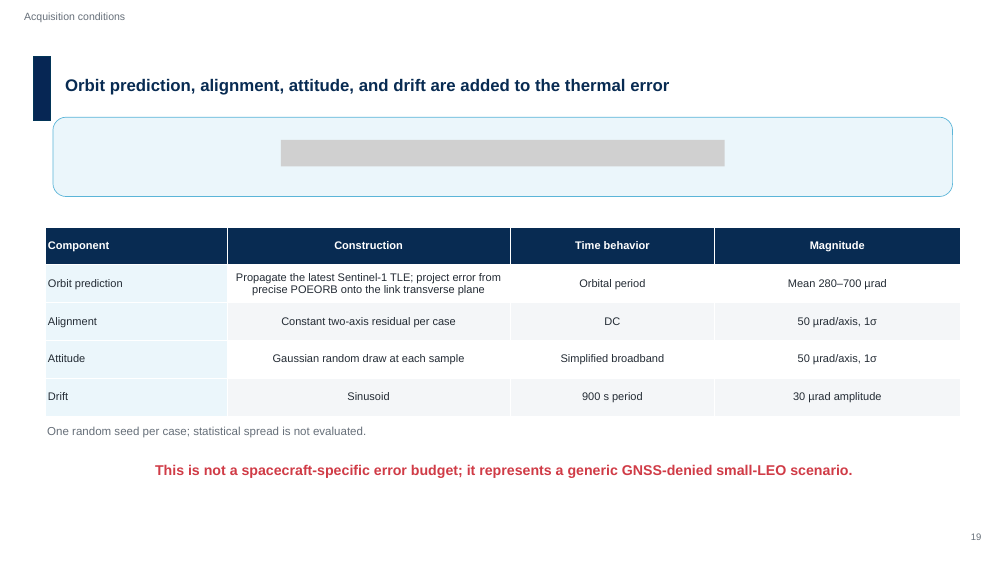
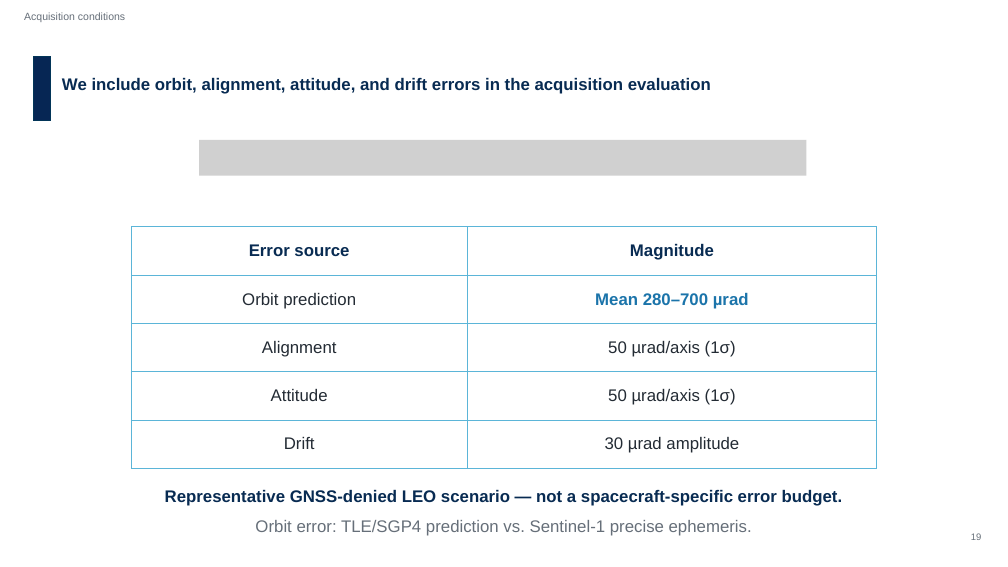
Before and after one commit to Hideki-1029/thermal-deformation-optcomm, a slide deck: slide 20 of papers/ICSO/slides/en_ICSO2026_slides_takamoto.pptx (slide 22 before the commit). Drawn at 1008x567 pixels with LibreOffice and Linux fonts; fonts in the diff are those of the drawing; grey boxes stand for pictures; background and template pictures are left out. Boxes give left, top, right and bottom in pixels: in the first picture for what was removed or moved away, otherwise in the second. Text is boxed around its words. In the diff, an @@ line names an element or a change of style, - is before the commit and + after.

```diff
--- a/papers/ICSO/slides/en_ICSO2026_slides_takamoto.pptx
+++ b/papers/ICSO/slides/en_ICSO2026_slides_takamoto.pptx
@@ text at [62,77,711,94]: text changed @@
-Orbit prediction, alignment, attitude, and drift are added to the thermal error
+We include orbit, alignment, attitude, and drift errors in the acquisition evaluation
@@ rounded rectangle removed at [53,117,953,197] @@
@@ picture: place and size @@
-picture at [281,140,725,167]
+picture at [199,140,807,175]
@@ table at [131,227,877,468] @@
-column 1: Component | Orbit prediction | Alignment | Attitude | Drift
-column 2: Construction | Propagate the latest Sentinel-1 TLE; project error from precise POEORB onto the link transverse plane | Constant two-axis residual per case | Gaussian random draw at each sample | Sinusoid
-column 3: Time behavior | Orbital period | DC | Simplified broadband | 900 s period
-column 4: Magnitude | Mean 280–700 µrad | 50 µrad/axis, 1σ | 50 µrad/axis, 1σ | 30 µrad amplitude
+column 1: Error source | Orbit prediction | Alignment | Attitude | Drift
+column 2: Magnitude | Mean 280–700 µrad | 50 µrad/axis (1σ) | 50 µrad/axis (1σ) | 30 µrad amplitude
@@ table: place and size @@
-table at [45,227,960,416]
+table at [131,227,877,468]
@@ text removed at [47,426,366,438] @@
-One random seed per case; statistical spread is not evaluated.
@@ text "Representative GNSS-denied LEO scenario — ..." at [165,489,843,506]: vertical alignment top to middle @@
@@ text at [165,489,843,506]: text changed; size 27 to 32 pt; text colour #D03B46 to #082B52 @@
-This is not a spacecraft-specific error budget; it represents a generic GNSS-denied small-LEO scenario.
+Representative GNSS-denied LEO scenario — not a spacecraft-specific error budget.
@@ text added at [255,520,752,536], 32 pt, text #666F79 @@
+Orbit error: TLE/SGP4 prediction vs. Sentinel-1 precise ephemeris.
```
Also in this commit, not shown: 10 other slides changed, 4 slides added, 2 slides removed, 6 other files.
